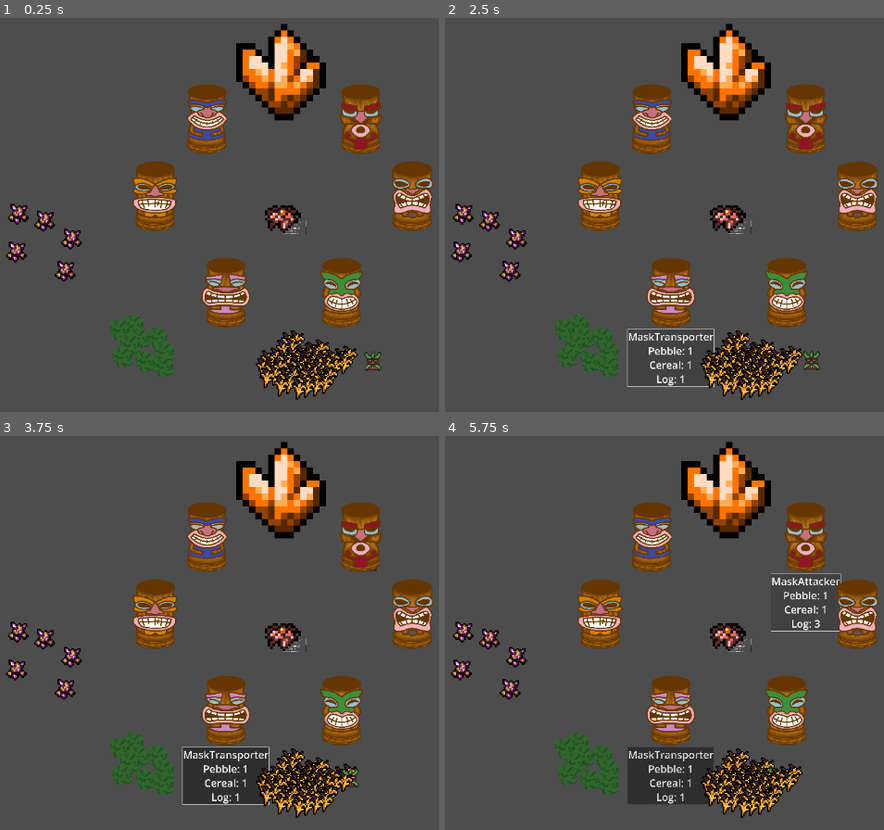
Above: before the commit, frames 1-4 (two rows, left to right).
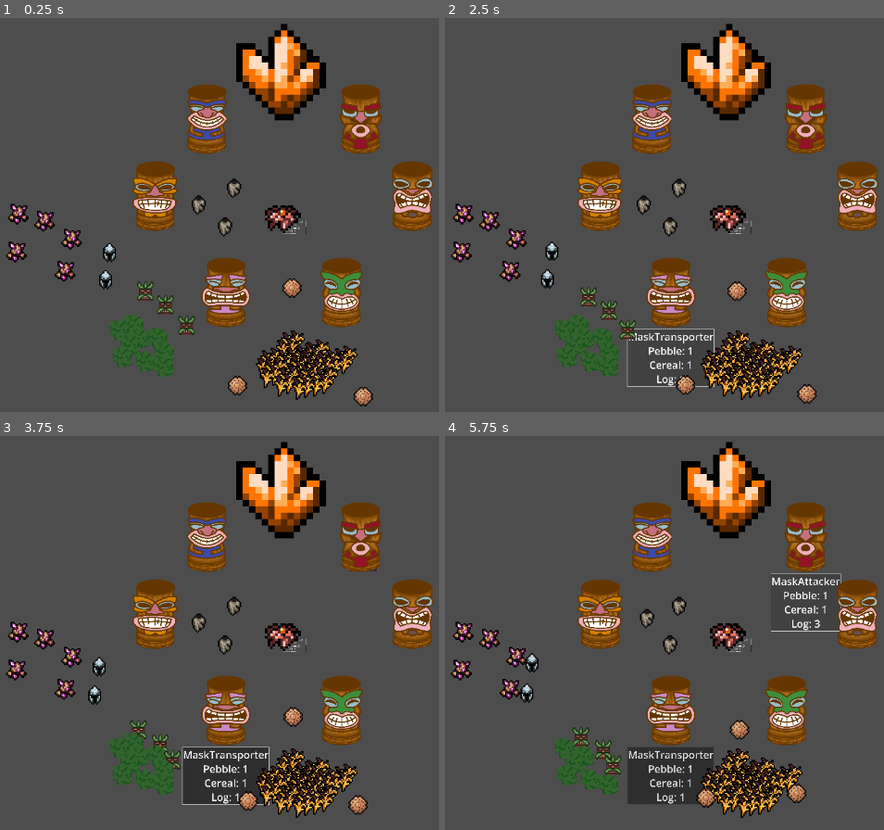
Above: after the commit, the same moments.

Repository: Kayno0o/gwj-86-godot
Game: Godot game, scene res://stages/game/game.tscn
Same seed, same stepped clock (60 frames per second), same inputs: the game is played once before the commit and once after it.
Inputs (mouse positions are in pixels of both pictures, inside the frame that each line leads up to):
- Up to frame 1 (0.25 s): no input
- Up to frame 2 (2.5 s): tap Enter at 0.5 s; move the mouse to (668, 293) at 0.52 s; tap K at 0.6 s; click (668, 293) at 0.67 s; click "MaskTransporter Pebble: 1 Cer…" at 1.25 s; click "MaskTransporter Pebble: 1 Cer…" at 2 s
- Up to frame 3 (3.75 s): click "MaskTransporter Pebble: 1 Cer…" at 2.75 s; move the mouse to (359, 538) at 3.52 s; tap T at 3.6 s; click (359, 538) at 3.67 s
- Up to frame 4 (5.75 s): click "MaskAttacker Pebble: 1 Cereal…" at 4.25 s; click "MaskAttacker Pebble: 1 Cereal…" at 5 s

The runs differ from the first frame. In frame 1, 1.5% of the frame differs, in the area x 22-87%, y 40-99%; in frame 2, 1.6%, in the area x 21-86%, y 40-98%; in frame 3, 1.4%; in frame 4, 1.5%.

Commit message:
mini changement, rien d'important
push up to date

Diff:
--- a/stages/game/game.tscn
+++ b/stages/game/game.tscn
@@ -7,6 +7,8 @@
 [ext_resource type="PackedScene" uid="uid://dap12e7d4vlk5" path="res://props/resource/wheat/wheat.tscn" id="4_mqy30"]
 [ext_resource type="PackedScene" uid="uid://nvsgrq2s67sj" path="res://props/resource/rock/rock.tscn" id="5_navwl"]
 [ext_resource type="PackedScene" uid="uid://cps5jjnch8vi4" path="res://props/totem/totem.tscn" id="6_rsoik"]
+[ext_resource type="PackedScene" uid="uid://boaxrcqnla75u" path="res://entities/mask/mask_black/mask_black.tscn" id="8_w77vm"]
+[ext_resource type="PackedScene" uid="uid://c0x6jgtd4wswl" path="res://entities/mask/mask_orange/mask_orange.tscn" id="9_51ysb"]
 [ext_resource type="PackedScene" uid="uid://chlm7ig6hfol0" path="res://entities/mask/mask_white/mask_white.tscn" id="10_w77vm"]
 [ext_resource type="PackedScene" uid="uid://cwy0xgki0ltex" path="res://stages/gamemaster/gamemaster.tscn" id="11_51ysb"]
 [ext_resource type="Script" uid="uid://b6lpseqjnwf7c" path="res://stages/game/test_inventory.gd" id="12_3saht"]
@@ -32,7 +34,7 @@
 position = Vector2(5, -6)
 
 [node name="GameMaster" parent="." instance=ExtResource("11_51ysb")]
-day_lenght = 60.0
+day_lenght = 180.0
 
 [node name="RichTextLabel" type="RichTextLabel" parent="."]
 offset_right = 185.0
@@ -244,4 +246,34 @@
 position = Vector2(189, 1201)
 
 [node name="MaskGreen" parent="." instance=ExtResource("4_lfrn8")]
-position = Vector2(698.9999, 1089)
+position = Vector2(-915.99976, 649)
+
+[node name="MaskGreen2" parent="." instance=ExtResource("4_lfrn8")]
+position = Vector2(-1068, 545)
+
+[node name="MaskGreen3" parent="." instance=ExtResource("4_lfrn8")]
+position = Vector2(-750, 808)
+
+[node name="Mask Black" parent="." instance=ExtResource("8_w77vm")]
+position = Vector2(-1349, 245)
+
+[node name="Mask Black2" parent="." instance=ExtResource("8_w77vm")]
+position = Vector2(-1380, 453)
+
+[node name="Mask White" parent="." instance=ExtResource("10_w77vm")]
+position = Vector2(-444, 56)
+
+[node name="Mask White2" parent="." instance=ExtResource("10_w77vm")]
+position = Vector2(-377, -244)
+
+[node name="Mask White3" parent="." instance=ExtResource("10_w77vm")]
+position = Vector2(-652, -115)
+
+[node name="Mask_orange" parent="." instance=ExtResource("9_51ysb")]
+position = Vector2(64, 521)
+
+[node name="Mask_orange2" parent="." instance=ExtResource("9_51ysb")]
+position = Vector2(620, 1365)
+
+[node name="Mask_orange3" parent="." instance=ExtResource("9_51ysb")]
+position = Vector2(-358, 1279)
Not shown: 1 places in stages/game/game.tscn that only renumber resources
